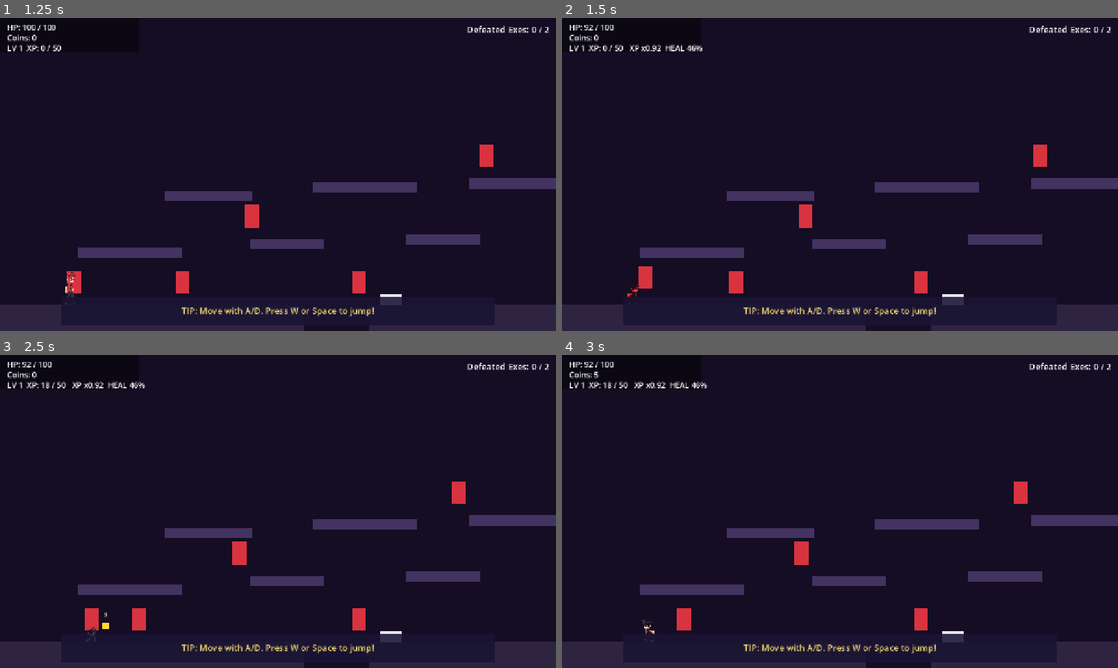
Above: before the commit, frames 1-4 (two rows, left to right).
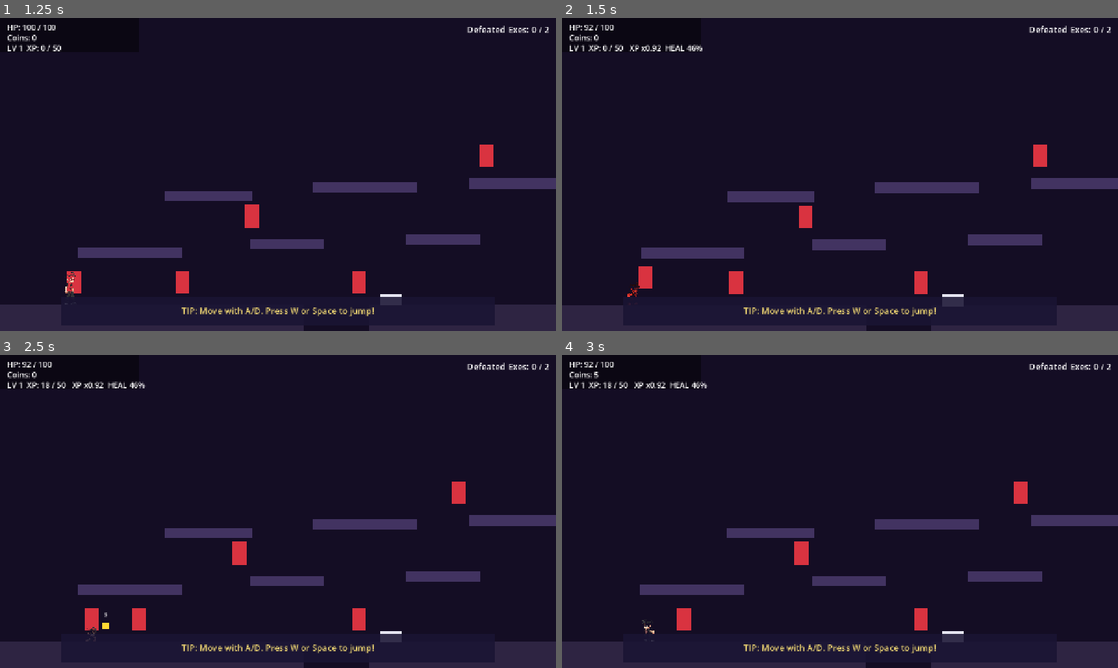
Above: after the commit, the same moments.

Repository: nasiftahmid-ux/Nate_Hopkins_vs._the_underworld
Game: Godot game, scene res://scenes/ui/main.tscn
Two runs of this game, one before a commit and one after it. Both use one fixed random seed, a clock stepped at 60 frames per second and the inputs below.
Inputs (mouse positions are in pixels of both pictures, inside the frame that each line leads up to):
- Up to frame 1 (1.25 s): click "L1" at 0.5 s
- Up to frame 2 (1.5 s): tap W (jump) at 1.25 s; move the mouse to (962, 158) at 1.27 s; hold D (move_right) from 1.28 s (still down); hold J (attack) from 1.28 s (still down); click (962, 158) at 1.42 s
- Up to frame 3 (2.5 s): keep holding D (move_right); tap W (jump) at 1.52, 2, 2.27 s; tap Q (block) at 1.55, 2.1 s; move the mouse to (166, 527) at 2.02 s; release J (attack) at 2.03 s; tap L (special) at 2.3 s
- Up to frame 4 (3 s): tap W (jump) at 2.75 s; move the mouse to (895, 442) at 2.77 s; release D (move_right) at 2.78 s; hold A (move_left) from 2.78 s (still down); hold J (attack) from 2.78 s (still down); tap L (special) at 2.85 s

Frame 1 is identical in both runs. In frame 2, 0.4% of the frame differs, in the area x 0-100%, y 55-100%; in frame 3, less than 0.1%; in frame 4, nothing differs.

Commit message:
Make screen shake trauma-based and scaled to damage intensity
The boss used a fixed-amplitude random Tween on Camera2D.offset, so
overlapping shakes fought each other and a flurry of light hits could
white out the screen. The player's own attacks and damage taken produced
no directional feedback at all.

The player camera now owns a trauma value that decays each frame with
squared falloff, so hits punch and release smoothly instead of ramping
linearly, and stacks up to a cap so light hits cannot exceed a real one.

Damage taken is scaled against the player's health pool: a quarter of the
health bar is a full-intensity hit, so a cinder imp tap and a boss execute
feel nothing alike, and the same damage number shakes quieter as max HP
grows. Hits push trauma along the impact axis with the perpendicular
component damped, so a side hit reads sideways and a slam reads vertical.
All 13 damage sources now pass their own world position.

Player offence gets a deliberately quieter curve, applied once per swing
rather than once per target, so a jab clipping three enemies does not
register as a heavy hit. Non-damage boss events (slam, roar, phantom
spawns, second wind) keep an omnidirectional rumble via _shake(amount, dir),
and the per-attack duplicate shakes are gone since the damage call already
scales itself.

Diff:
--- a/scenes/bosses/boss.gd
+++ b/scenes/bosses/boss.gd
@@ -96,7 +96,6 @@
 
 var _player: Node2D
 var _camera: Camera2D
-var _shake_tween: Tween
 
 
 func _get_player() -> Node2D:
@@ -298,8 +297,7 @@
 		if not melee_done:
 			melee_done = true
 			if player and _player_in_melee_reach(player):
-				player.take_damage(damage, false)
-				_shake(5.0, 0.18)
+				player.take_damage(damage, false, global_position)
 	else:
 		_end_attack(1.1)
 
@@ -340,10 +338,10 @@
 		if not slam_landed:
 			slam_landed = true
 			_spawn_shockwave()
-			_shake(9.0, 0.25)
+			_shake(0.38, Vector2.DOWN)
 			if player and absf(player.global_position.x - global_position.x) < SLAM_RADIUS \
 				and absf(player.global_position.y - global_position.y) < 130.0:
-				player.take_damage(damage, false)
+				player.take_damage(damage, false, global_position)
 	else:
 		_end_attack(1.2)
 
@@ -372,8 +370,7 @@
 	if player and absf(player.global_position.x - global_position.x) < 42.0 \
 		and absf(player.global_position.y - global_position.y) < 120.0 and not charge_hit:
 		charge_hit = true
-		player.take_damage(damage, false)
-		_shake(7.0, 0.2)
+		player.take_damage(damage, false, global_position)
 	if state_time > 0.8 or is_on_wall():
 		_end_attack(1.0)
 
@@ -466,8 +463,7 @@
 		and absf(player.global_position.x - global_position.x) < 62.0 \
 		and absf(player.global_position.y - global_position.y) < 130.0:
 		lunge_hits += 1
-		player.take_damage(damage, false)
-		_shake(8.0, 0.2)
+		player.take_damage(damage, false, global_position)
 	if state_time > 0.45 or is_on_wall():
 		velocity.x = 0.0
 		_end_attack(0.9)
@@ -503,7 +499,7 @@
 		spike.delay = 0.6 + absf(i - (count - 1) * 0.5) * 0.05
 		spike.modulate = body.color
 		get_tree().current_scene.add_child(spike)
-	_shake(6.0, 0.25)
+	_shake(0.26)
 
 
 func _state_barrage(delta: float, player: Node2D) -> void:
@@ -570,7 +566,7 @@
 	if state_time < 0.8:
 		return
 	telegraph.visible = false
-	_shake(6.0, 0.2)
+	_shake(0.26, Vector2(signf(execute_x - global_position.x), 0.0))
 	set_state(State.EXECUTE)
 
 
@@ -583,8 +579,7 @@
 	if player and not execute_hit and absf(player.global_position.x - execute_x) < 130.0 \
 		and absf(player.global_position.y - global_position.y) < 150.0:
 		execute_hit = true
-		player.take_damage(damage * 1.7, false)
-		_shake(16.0, 0.4)
+		player.take_damage(damage * 1.7, false, global_position)
 		_burst_tears(10, 260.0)
 	if absf(global_position.x - execute_x) < 24.0 or state_time > 1.2 or is_on_wall():
 		velocity.x = 0.0
@@ -612,7 +607,7 @@
 		phantom.set("fire_damage", damage * 0.4)
 		phantom.global_position = Vector2(clampf(global_position.x + (60.0 + 70.0 * float(i)) * (1.0 if i == 0 else -1.0), ARENA_LEFT, ARENA_RIGHT), global_position.y)
 		get_tree().current_scene.add_child(phantom)
-	_shake(8.0, 0.3)
+	_shake(0.34)
 
 
 func _state_shift(_delta: float) -> void:
@@ -624,7 +619,7 @@
 		return
 	invulnerable = false
 	_burst_tears(12 + phase * 2, 300.0)
-	_shake(14.0, 0.5)
+	_shake(0.55)
 	_end_attack(0.6)
 
 
@@ -781,19 +776,13 @@
 		boss_bar.self_modulate = Color(1, 0.5, 0.5) if phase == 3 else Color(1, 1, 1)
 
 
-func _shake(amount: float, time: float) -> void:
+## Trauma-based shake. `dir` biases the displacement along the impact axis;
+## omit it for an omnidirectional rumble. Trauma is capped and decays on its
+## own, so overlapping hits layer without a tween fight.
+func _shake(amount: float, dir: Vector2 = Vector2.ZERO) -> void:
 	var cam := _get_camera()
-	if not cam:
-		return
-	if _shake_tween and _shake_tween.is_valid():
-		_shake_tween.kill()
-	_shake_tween = create_tween()
-	var steps := 6
-	for i in range(steps):
-		var falloff := 1.0 - float(i) / float(steps)
-		_shake_tween.tween_property(cam, "offset",
-			Vector2(randf_range(-1.0, 1.0), randf_range(-1.0, 1.0)) * amount * falloff, time / float(steps))
-	_shake_tween.tween_property(cam, "offset", Vector2.ZERO, 0.06)
+	if cam and cam.has_method("add_trauma"):
+		cam.add_trauma(amount, dir)
 
 
 func _clear_hazards() -> void:
@@ -827,7 +816,7 @@
 	_update_names()
 	_set_title()
 	_burst_tears(16, 320.0)
-	_shake(18.0, 0.6)
+	_shake(0.68)
 	invulnerable = true
 	set_state(State.SHIFT)
 
--- a/scenes/bosses/boss_spike.gd
+++ b/scenes/bosses/boss_spike.gd
@@ -34,7 +34,7 @@
 	mark.visible = false
 	var player := get_tree().get_first_node_in_group("player")
 	if player and _overlaps(player):
-		player.take_damage(damage, false)
+		player.take_damage(damage, false, global_position)
 
 
 func _on_body_entered(body: Node2D) -> void:
@@ -42,7 +42,7 @@
 		return
 	if _overlaps(body):
 		erupted = false
-		body.take_damage(damage, false)
+		body.take_damage(damage, false, global_position)
 
 
 func _overlaps(target: Node2D) -> bool:
--- a/scenes/bosses/boss_tear.gd
+++ b/scenes/bosses/boss_tear.gd
@@ -27,7 +27,7 @@
 
 func _on_body_entered(body: Node2D) -> void:
 	if body.is_in_group("player") and body.has_method("take_damage"):
-		body.take_damage(damage, false)
+		body.take_damage(damage, false, global_position)
 		queue_free()
 	elif body is StaticBody2D:
 		queue_free()
--- a/scenes/enemies/basic_enemy.gd
+++ b/scenes/enemies/basic_enemy.gd
@@ -36,7 +36,7 @@
 		if global_position.distance_to(player.global_position) < 40.0 and attack_cooldown <= 0.0:
 			attack_cooldown = 1.2
 			if player.has_method("take_damage"):
-				player.take_damage(damage)
+				player.take_damage(damage, true, global_position)
 
 	velocity.x = move_toward(velocity.x, vx, 500.0 * delta)
 	move_and_slide()
--- a/scenes/enemies/cinder_imp.gd
+++ b/scenes/enemies/cinder_imp.gd
@@ -45,7 +45,7 @@
 		if dist < 32.0 and attack_cooldown <= 0.0:
 			attack_cooldown = 0.7
 			if player.has_method("take_damage"):
-				player.take_damage(damage)
+				player.take_damage(damage, true, global_position)
 	velocity.x = move_toward(velocity.x, vx, 900.0 * delta)
 	move_and_slide()
 	if dodging and dodge_time_left <= 0.0:
--- a/scenes/enemies/sorrow_knight.gd
+++ b/scenes/enemies/sorrow_knight.gd
@@ -51,7 +51,7 @@
 		if dist < 56.0 and attack_cooldown <= 0.0 and not blocking:
 			attack_cooldown = 2.0
 			if player.has_method("take_damage"):
-				player.take_damage(damage)
+				player.take_damage(damage, true, global_position)
 	velocity.x = move_toward(velocity.x, vx, 300.0 * delta)
 	move_and_slide()
 
--- a/scenes/enemies/teardrop.gd
+++ b/scenes/enemies/teardrop.gd
@@ -18,7 +18,7 @@
 
 func _on_body_entered(body: Node2D) -> void:
 	if body.is_in_group("player") and body.has_method("take_damage"):
-		body.take_damage(DAMAGE, false)
+		body.take_damage(DAMAGE, false, global_position)
 		queue_free()
 	elif body is StaticBody2D:
 		queue_free()
--- a/scenes/items/lava.gd
+++ b/scenes/items/lava.gd
@@ -9,4 +9,4 @@
 
 func _on_body_entered(body: Node2D) -> void:
 	if body.is_in_group("player") and body.has_method("take_damage"):
-		body.take_damage(DAMAGE, false)
+		body.take_damage(DAMAGE, false, global_position)
--- a/scenes/items/rock.gd
+++ b/scenes/items/rock.gd
@@ -36,4 +36,4 @@
 		return
 	if body.is_in_group("player") and body.has_method("take_damage"):
 		_hit = true
-		body.take_damage(DAMAGE, false)
+		body.take_damage(DAMAGE, false, global_position)
--- a/scenes/items/spikes.gd
+++ b/scenes/items/spikes.gd
@@ -9,4 +9,4 @@
 
 func _on_body_entered(body: Node2D) -> void:
 	if body.is_in_group("player") and body.has_method("take_damage"):
-		body.take_damage(DAMAGE, false)
+		body.take_damage(DAMAGE, false, global_position)
--- a/scenes/levels/moving_platform.gd
+++ b/scenes/levels/moving_platform.gd
@@ -71,7 +71,7 @@
 		else:
 			crushed = _left_crush(player, half)
 	if crushed:
-		player.take_damage(player.max_hp * CRUSH_DAMAGE_PERCENT, false)
+		player.take_damage(player.max_hp * CRUSH_DAMAGE_PERCENT, false, global_position)
 
 
 func _down_crush(player: Node2D, half: Vector2) -> bool:
--- /dev/null
+++ b/scenes/player/camera_shake.gd
@@ -0,0 +1,133 @@
+extends Camera2D
+## Trauma-based directional screen shake.
+##
+## Callers add *trauma* rather than setting an offset. Trauma decays every frame
+## and displacement is `trauma` squared, so hits punch and then fall away
+## smoothly instead of ramping linearly. Adding a hit stacks trauma but never
+## past `MAX_TRAUMA`, so a flurry of light hits cannot white out the screen the
+## way a fixed-amplitude tween does.
+##
+## Pass a direction to bias the shake along the impact axis: a hit from the side
+## mostly displaces the camera horizontally, a slam from above mostly vertically.
+## Omit it for an omnidirectional rumble (phase roars, spawns).
+
+const MAX_TRAUMA := 1.0
+## Trauma lost per second. A full-trauma hit is audible-feeling for ~0.6s.
+const TRAUMA_DECAY := 1.7
+## Peak displacement at full trauma, in pixels.
+const MAX_OFFSET := Vector2(26.0, 20.0)
+const MAX_ROLL := 0.05
+## How fast the underlying noise is sampled. Higher = buzzier, lower = heavier.
+const NOISE_SPEED := 13.0
+## Perpendicular shake is damped to this fraction so a side hit reads sideways.
+const PERP_DAMPING := 0.4
+## Extra push along the impact direction, as a fraction of MAX_OFFSET.
+const DIRECTION_PUSH := 0.5
+## Trauma floor for any damage, so a 1-damage tick still registers.
+const MIN_DAMAGE_TRAUMA := 0.12
+## Trauma ceiling for damage scaled to the player's health pool.
+const MAX_DAMAGE_TRAUMA := 0.85
+## Fraction of the player's health bar that counts as a full-intensity hit.
+const FULL_INTENSITY_RATIO := 0.25
+## Offence is deliberately quieter than damage taken: a jab should not register
+## as hard as being hit, or the screen never stops moving.
+const MIN_OFFENCE_TRAUMA := 0.04
+const MAX_OFFENCE_TRAUMA := 0.3
+const FULL_OFFENCE_RATIO := 1.0
+
+var trauma := 0.0
+var direction := Vector2.ZERO
+
+var _time := 0.0
+var _noise := FastNoiseLite.new()
+var _direction_sum := Vector2.ZERO
+var _direction_weight := 0.0
+var _base_rotation := 0.0
+
+
+func _ready() -> void:
+	_base_rotation = rotation
+	_noise.seed = 0x5EED
+	_noise.frequency = 0.5
+	_noise.fractal_octaves = 2
+
+
+func _process(delta: float) -> void:
+	_time += delta
+	trauma = maxf(trauma - TRAUMA_DECAY * delta, 0.0)
+	if is_zero_approx(trauma):
+		trauma = 0.0
+		direction = Vector2.ZERO
+		_direction_sum = Vector2.ZERO
+		_direction_weight = 0.0
+		offset = Vector2.ZERO
+		rotation = _base_rotation
+		return
+
+	# Squared falloff: most of the movement happens right after the hit.
+	var shake := trauma * trauma
+	offset = _shaped_noise() * MAX_OFFSET * shake
+	offset += direction * MAX_OFFSET.x * DIRECTION_PUSH * shake
+	rotation = _base_rotation + _noise.get_noise_1d(_time * NOISE_SPEED + 41.7) * MAX_ROLL * shake
+
+
+## Adds raw trauma. Use for events with no damage number behind them.
+func add_trauma(amount: float, dir: Vector2 = Vector2.ZERO) -> void:
+	if amount <= 0.0:
+		return
+	trauma = minf(trauma + amount, MAX_TRAUMA)
+	_accumulate_direction(dir, amount)
+
+
+## Adds trauma scaled to how hard the player was actually hit, relative to
+## their health pool, so a cinder imp tap and a boss execute feel nothing alike.
+func add_damage_trauma(damage: float, max_health: float, dir: Vector2 = Vector2.ZERO) -> void:
+	if damage <= 0.0:
+		return
+	var ratio := damage / maxf(max_health, 1.0)
+	var intensity := clampf(ratio / FULL_INTENSITY_RATIO, 0.0, 1.0)
+	add_trauma(lerpf(MIN_DAMAGE_TRAUMA, MAX_DAMAGE_TRAUMA, intensity), dir)
+
+
+## Adds trauma for the player's own attacks landing, scaled against the
+## strongest attack in the moveset. Kept on a lower curve than damage taken.
+func add_offence_trauma(damage: float, max_damage: float, dir: Vector2 = Vector2.ZERO) -> void:
+	if damage <= 0.0:
+		return
+	var intensity := clampf(damage / maxf(max_damage, 1.0), 0.0, FULL_OFFENCE_RATIO)
+	add_trauma(lerpf(MIN_OFFENCE_TRAUMA, MAX_OFFENCE_TRAUMA, intensity), dir)
+
+
+func reset() -> void:
+	trauma = 0.0
+	direction = Vector2.ZERO
+	_direction_sum = Vector2.ZERO
+	_direction_weight = 0.0
+	offset = Vector2.ZERO
+	rotation = _base_rotation
+
+
+## Directions are averaged weighted by trauma, so a hard hit in one direction
+## dominates a light hit coming from the other.
+func _accumulate_direction(dir: Vector2, amount: float) -> void:
+	if dir.is_zero_approx():
+		return
+	var unit := dir.normalized()
+	_direction_sum += unit * amount
+	_direction_weight += amount
+	direction = (_direction_sum / _direction_weight).normalized()
+
+
+## Samples two decorrelated noise channels, then damps the component
+## perpendicular to the impact direction.
+func _shaped_noise() -> Vector2:
+	var sample := Vector2(
+		_noise.get_noise_1d(_time * NOISE_SPEED),
+		_noise.get_noise_1d(_time * NOISE_SPEED + 19.3)
+	)
+	if direction.is_zero_approx():
+		return sample
+	var perpendicular := Vector2(-direction.y, direction.x)
+	var along := sample.dot(direction)
+	var across := sample.dot(perpendicular)
+	return direction * along + perpendicular * (across * PERP_DAMPING)
--- a/scenes/player/player.gd
+++ b/scenes/player/player.gd
@@ -35,6 +35,7 @@
 
 @onready var sprite: AnimatedSprite2D = $Sprite
 @onready var hitbox: Area2D = $Hitbox
+@onready var camera: Camera2D = $Camera2D
 
 
 func _ready() -> void:
@@ -176,12 +177,27 @@
 
 
 func apply_hit() -> void:
+	var landed := false
 	for target in hitbox.get_overlapping_bodies():
 		if target.is_in_group("enemy") and target.has_method("take_hit"):
 			target.take_hit(hit_damage, facing)
-
-
-func take_damage(amount: float, blockable: bool = true) -> void:
+			landed = true
+	# Once per swing, not once per target, so a jab that clips three enemies does
+	# not read as a heavy hit.
+	if landed:
+		_shake_from_hit(Vector2(facing, 0.0))
+
+
+## Player offence gets a small shake scaled to the attack's damage, so a light
+## jab barely registers while the special reads as a real impact.
+func _shake_from_hit(dir: Vector2) -> void:
+	if camera.has_method("add_offence_trauma"):
+		camera.add_offence_trauma(hit_damage, ATK_SPECIAL, dir)
+
+
+## `from_position` is the world position the hit came from; leave it at the
+## default to fall back to a sideways shake based on facing.
+func take_damage(amount: float, blockable: bool = true, from_position: Vector2 = Vector2.ZERO) -> void:
 	if invuln_time > 0.0:
 		return
 	if is_blocking and blockable:
@@ -194,6 +210,8 @@
 	hp = maxf(hp - amount, 0.0)
 	GameState.player_health = hp
 	GameState.register_damage(amount)
+	if camera.has_method("add_damage_trauma"):
+		camera.add_damage_trauma(amount, max_hp, _damage_direction(from_position))
 	hp_changed.emit(hp, max_hp)
 	sprite.modulate = Color(1, 0.3, 0.3)
 	if hp <= 0.0:
@@ -205,6 +223,16 @@
 func reset_color() -> void:
 	if not is_attacking and not is_blocking:
 		sprite.modulate = Color.WHITE
+
+
+## Pushes the camera away from whatever hit us, so a hit from the right shakes
+## right. With no source known, fall back to the side the player is facing.
+func _damage_direction(from_position: Vector2) -> Vector2:
+	if not from_position.is_zero_approx():
+		var away := global_position - from_position
+		if not away.is_zero_approx():
+			return away.normalized()
+	return Vector2(float(-facing), -0.35).normalized()
 
 
 func die() -> void:
--- a/scenes/player/player.tscn
+++ b/scenes/player/player.tscn
@@ -1,6 +1,7 @@
-[gd_scene load_steps=72 format=3]
+[gd_scene load_steps=73 format=3]
 
 [ext_resource type="Script" path="res://scenes/player/player.gd" id="1_player"]
+[ext_resource type="Script" path="res://scenes/player/camera_shake.gd" id="1_shake"]
 [ext_resource type="Texture2D" path="res://assets/nate_idle.png" id="id_sp_idle"]
 [ext_resource type="Texture2D" path="res://assets/nate_run.png" id="id_sp_run"]
 [ext_resource type="Texture2D" path="res://assets/nate_attack_punch.png" id="id_sp_attack_punch"]
@@ -278,3 +279,4 @@
 [node name="Camera2D" type="Camera2D" parent="."]
 position_smoothing_enabled = true
 position_smoothing_speed = 6.0
+script = ExtResource("1_shake")
Not shown, added: scenes/player/camera_shake.gd.uid
